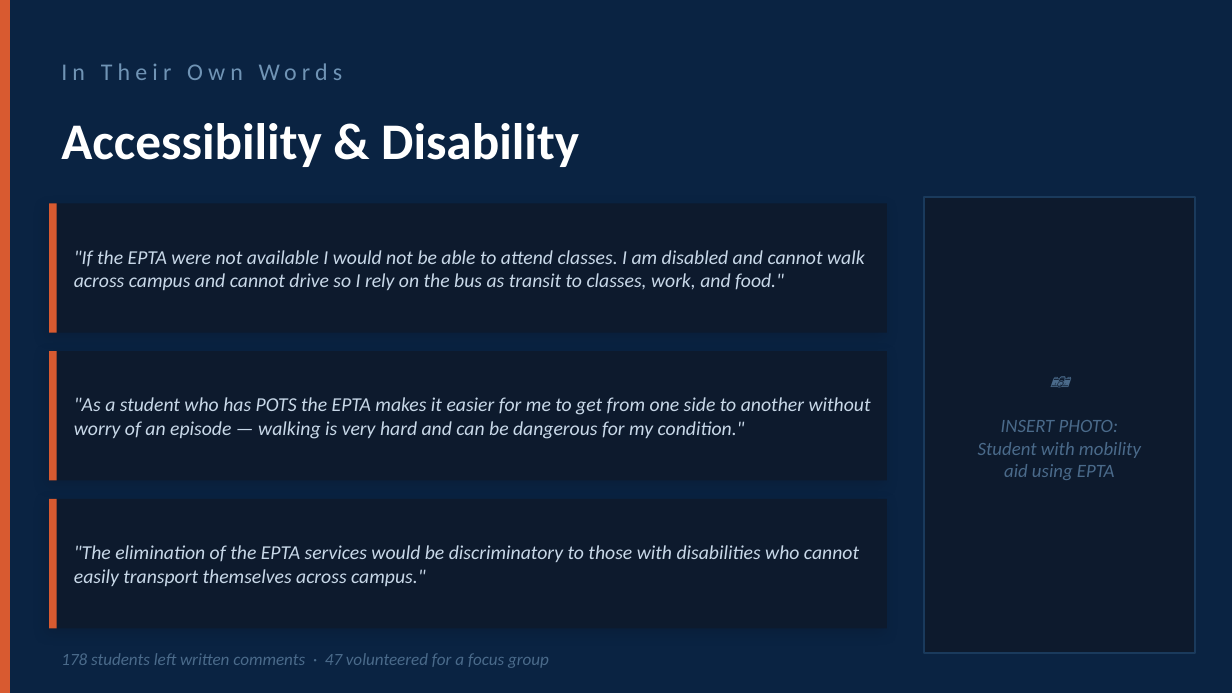
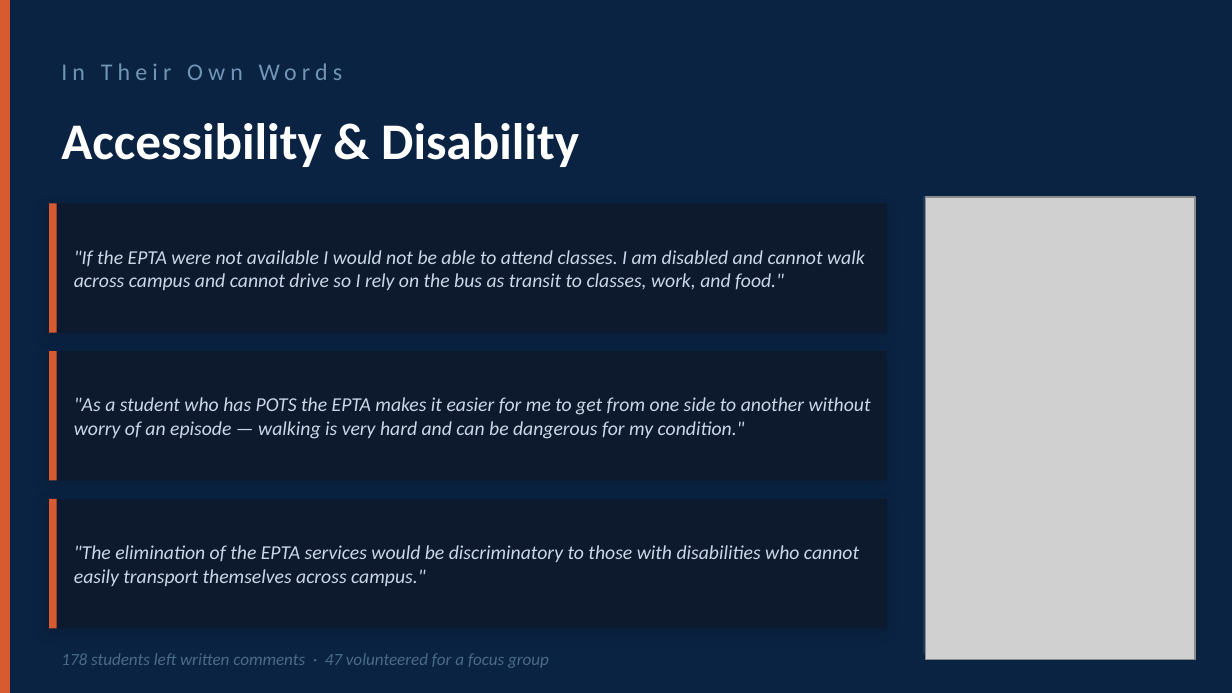
Before and after one commit to meekerwv-boop/Epta_Capstone, a slide deck: slide 16 of EPTA/EPTA_Funding_Case_2025.pptx (slide 13 before the commit). Drawn at 1232x693 pixels with LibreOffice and Linux fonts; fonts in the diff are those of the drawing; grey boxes stand for pictures. Boxes give left, top, right and bottom in pixels: in the first picture for what was removed or moved away, otherwise in the second. Text is boxed around its words. In the diff, an @@ line names an element or a change of style, - is before the commit and + after.

```diff
--- a/EPTA/EPTA_Funding_Case_2025.pptx
+++ b/EPTA/EPTA_Funding_Case_2025.pptx
@@ picture added at (x1=925, y1=197, x2=1195, y2=659) @@
@@ text removed at (x1=978, y1=420, x2=1141, y2=480) @@
-📷
-INSERT PHOTO:
-Student with mobility
-aid using EPTA
```
Also in this commit, not shown: 12 other slides changed, 4 slides added, 2 slides removed, 6 other files.
